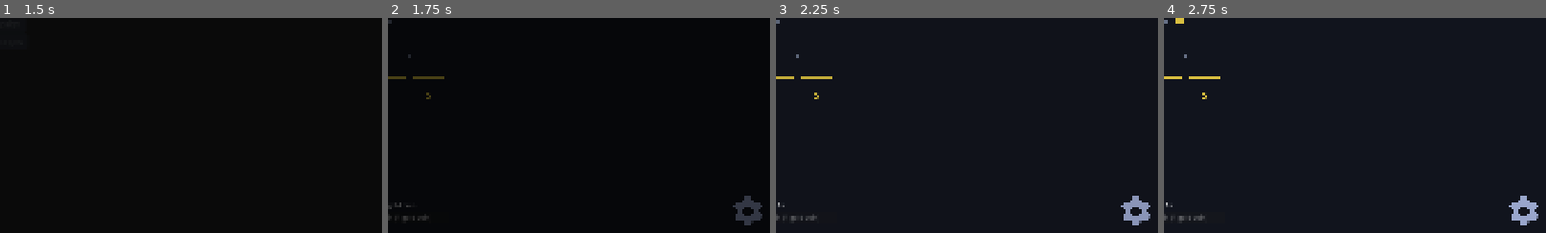
Above: before the commit, frames 1-4 (left to right).
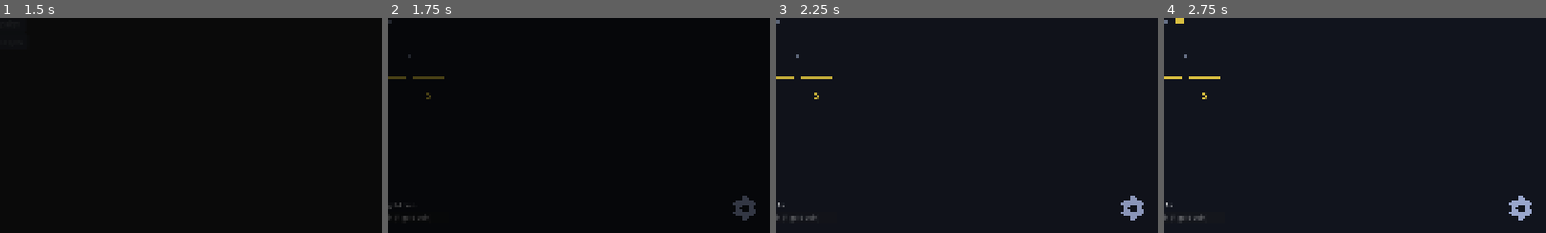
Above: after the commit, the same moments.

Repository: kjbrown-sandbox/pleenko
Game: Godot game, scene res://entities/main_menu/main_menu.tscn
The game is run twice, just before and just after one commit, with the same random seed, the same clock (stepped at 60 frames per second) and the same inputs.
Inputs (mouse positions are % of the whole screen's width and height, from its top left):
- Up to frame 1 (1.5 s): click "Campaign" at 0.5 s; click "Campaign" at 1.25 s
- Up to frame 2 (1.75 s): no input
- Up to frame 3 (2.25 s): tap Enter at 2 s; move the mouse to (72, 45) at 2.02 s; hold Right (board_right) from 2.03 s (still down); hold Space (drop_coin) from 2.03 s (still down); click (72, 45) at 2.17 s
- Up to frame 4 (2.75 s): keep holding Right (board_right); keep holding Space (drop_coin)
The pictures show only the part of the screen within x 50-100%, y 46-96%; the shares and areas given below are measured in that part.

Frame 1 is identical in both runs. In frame 2, 0.4% of the frame differs, in the area x 90-98%, y 82-97%; in frame 3, 0.4%; in frame 4, 0.4%.

Commit message:
Refactor to make "pulse" a util

Diff:
--- a/entities/fill_bar/fill_bar.gd
+++ b/entities/fill_bar/fill_bar.gd
@@ -232,10 +232,4 @@
 func _pulse_button(button: Button, scale_override: float = 0.0) -> void:
 	if button.disabled:
 		return
-	var t: VisualTheme = ThemeProvider.theme
-	var s: float = scale_override if scale_override > 0.0 else t.button_pulse_scale
-	var tween := create_tween()
-	tween.tween_property(button, "scale", Vector2.ONE * s, t.button_pulse_duration * 0.4) \
-		.set_ease(Tween.EASE_OUT).set_trans(Tween.TRANS_BACK)
-	tween.tween_property(button, "scale", Vector2.ONE, t.button_pulse_duration * 0.6) \
-		.set_ease(Tween.EASE_IN_OUT).set_trans(Tween.TRANS_QUAD)
+	ThemeProvider.theme.pulse_control(button, scale_override)
--- a/entities/icon/icon.gd
+++ b/entities/icon/icon.gd
@@ -12,3 +12,8 @@
 	mat.shader = IconTintShader
 	mat.set_shader_parameter("tint_color", ThemeProvider.theme._resolve(color_source))
 	material = mat
+	mouse_entered.connect(_on_mouse_entered)
+
+
+func _on_mouse_entered() -> void:
+	ThemeProvider.theme.pulse_control(self)
--- a/entities/main/main.tscn
+++ b/entities/main/main.tscn
@@ -75,8 +75,8 @@
 anchor_bottom = 1.0
 offset_left = -100.0
 offset_top = -133.0
-offset_right = -20.0
-offset_bottom = -53.0
+offset_right = -36.0
+offset_bottom = -69.0
 grow_horizontal = 0
 grow_vertical = 0
 
--- a/style_lab/visual_theme.gd
+++ b/style_lab/visual_theme.gd
@@ -363,3 +363,12 @@
 	var m := BoxMesh.new()
 	m.size = Vector3(bucket_width, bucket_height, bucket_depth)
 	return m
+
+
+func pulse_control(control: Control, scale_override: float = 0.0) -> void:
+	var s: float = scale_override if scale_override > 0.0 else button_pulse_scale
+	var tween := control.create_tween()
+	tween.tween_property(control, "scale", Vector2.ONE * s, button_pulse_duration * 0.4) \
+		.set_ease(Tween.EASE_OUT).set_trans(Tween.TRANS_BACK)
+	tween.tween_property(control, "scale", Vector2.ONE, button_pulse_duration * 0.6) \
+		.set_ease(Tween.EASE_IN_OUT).set_trans(Tween.TRANS_QUAD)
